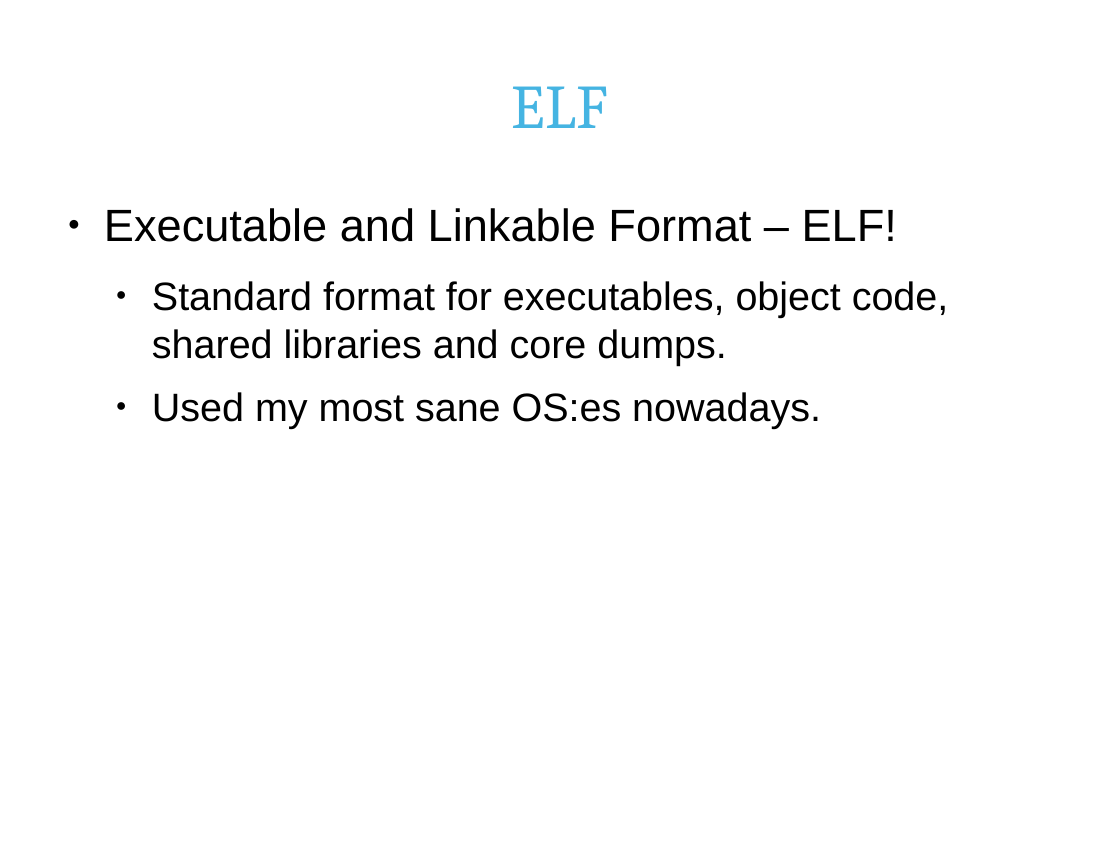
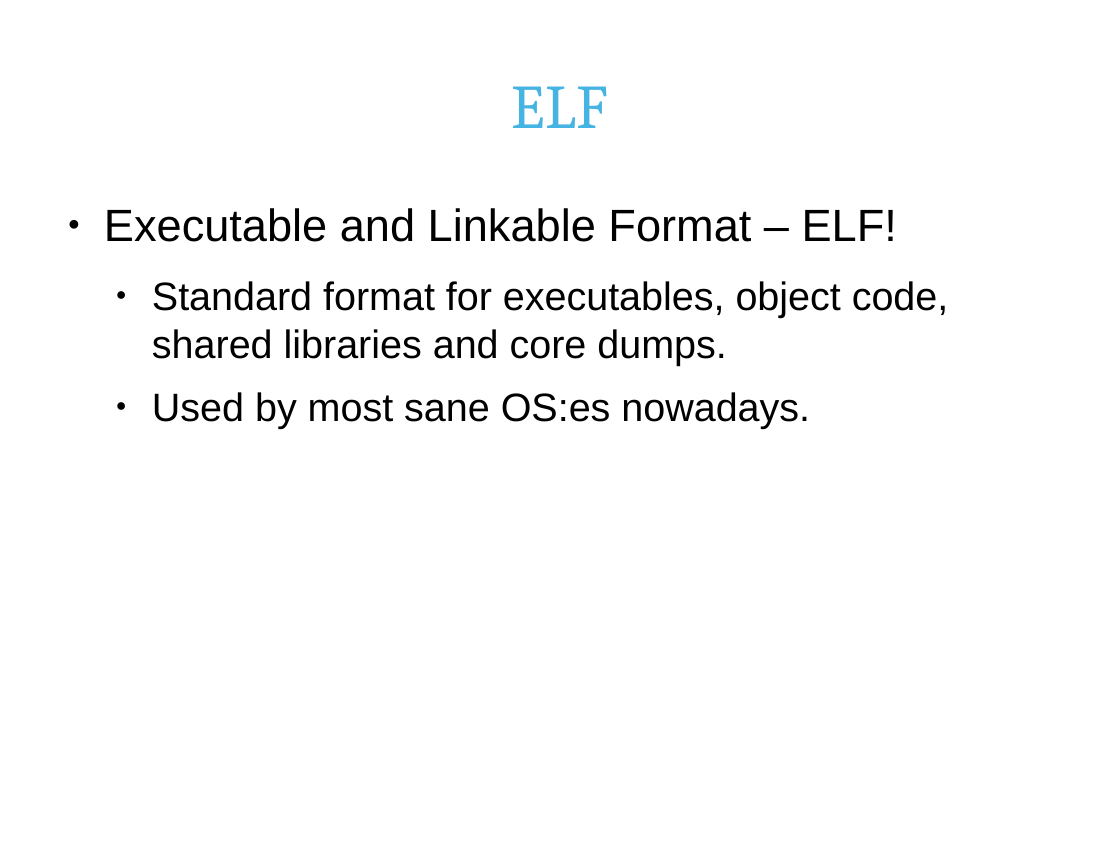
Before and after one commit to hnrkp/khelg2012-1, a slide deck: slide 2 of doc/pres.odp. Drawn at 1120x841 pixels with LibreOffice and Linux fonts; fonts in the diff are those of the drawing; background and template pictures are left out. Boxes give left, top, right and bottom in pixels: in the first picture for what was removed or moved away, otherwise in the second. Text is boxed around its words. In the diff, an @@ line names an element or a change of style, - is before the commit and + after.

```diff
--- a/doc/pres.odp
+++ b/doc/pres.odp
@@ text at bbox=[152, 392, 810, 429]: text changed @@
-  ● Used my most sane OS:es nowadays.
+  ● Used by most sane OS:es nowadays.
```
Also in this commit, not shown: 2 other slides changed, 14 slides added.
